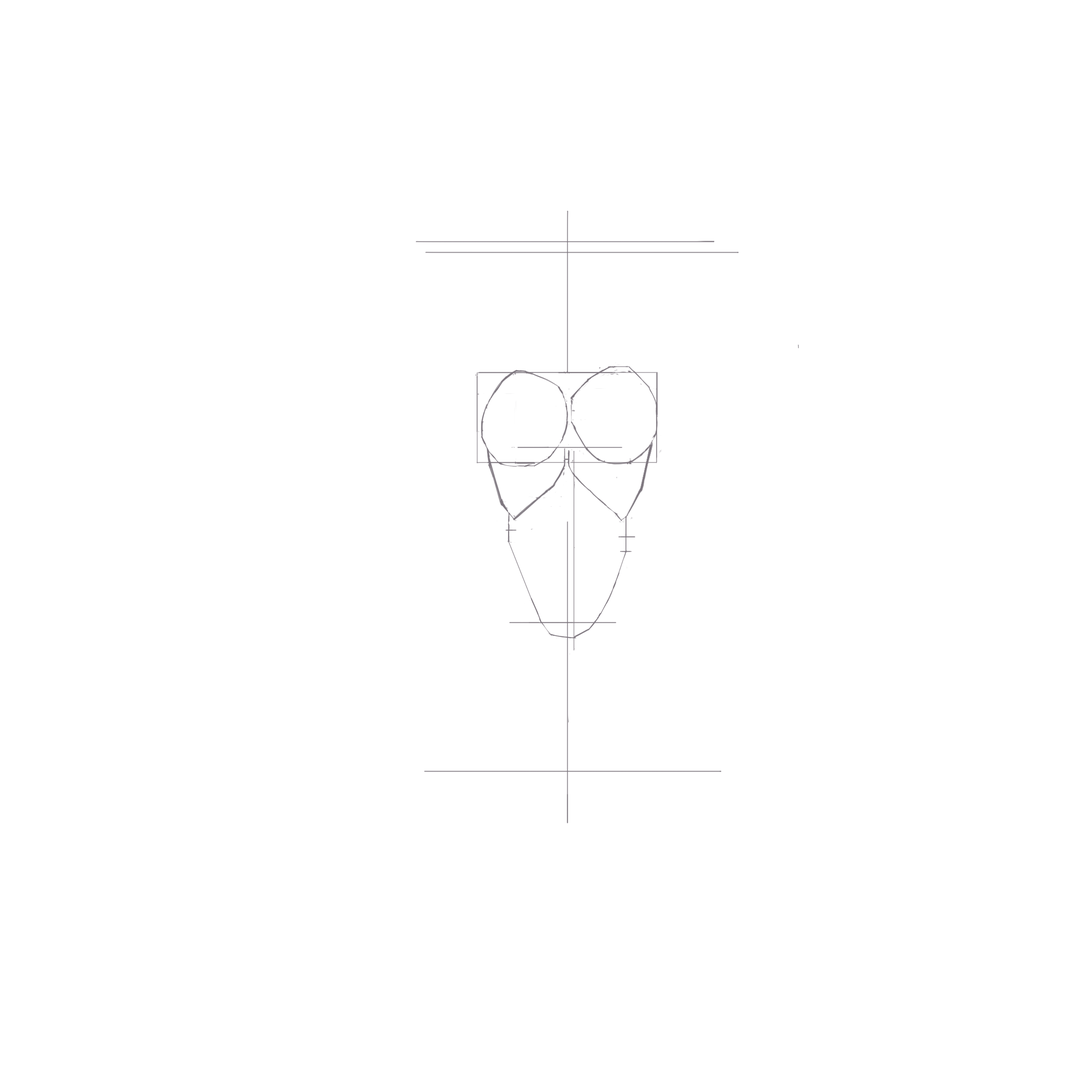
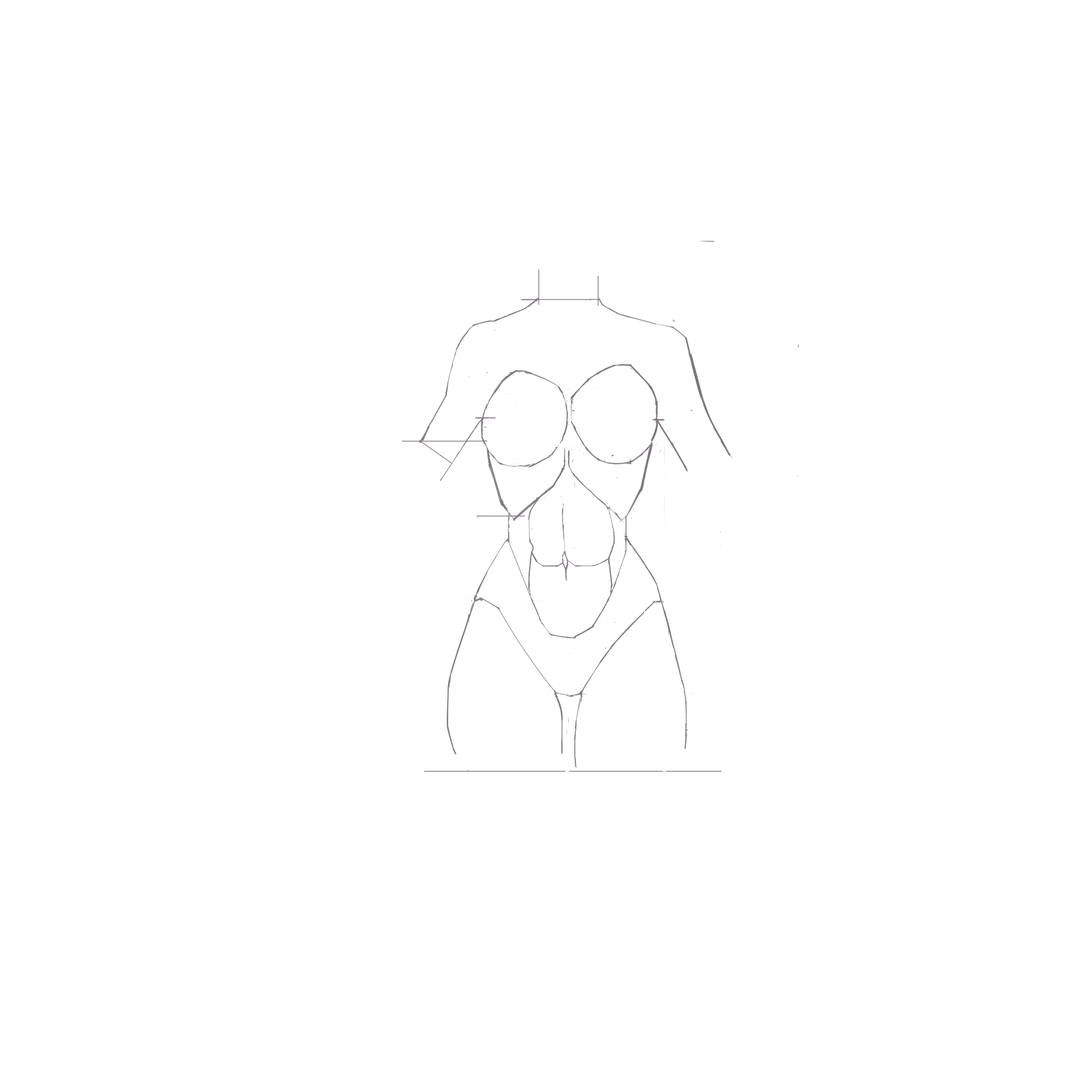
Layer changes from the first 1091×1091 image to the second:
removed layer "Layer 16" over [507, 540, 628, 554]
removed layer "Layer 15" over [618, 536, 636, 553]
painted on "Layer 13" over [462, 329, 663, 655]
removed layer "Layer 17" over [573, 450, 575, 652]
removed layer "Layer 10" over [515, 367, 602, 374]
added layer "Layer 12" above "Layer 11" over [402, 439, 488, 443]
painted on "Layer 11" over [418, 293, 540, 522]
painted on "Layer 6" over [475, 268, 658, 464]
painted on "Layer 5" over [476, 290, 678, 519]
painted on "Layer 4" over [474, 370, 659, 582]
added layer "Layer 8" above "Layer 2" over [671, 326, 734, 460]
added layer "Layer 2" above "Layer 7" over [611, 417, 689, 473]
moved "Layer 7" above "Layer 1", painted on it over [514, 275, 600, 464]
painted on "Layer 1" over [415, 210, 799, 825]
